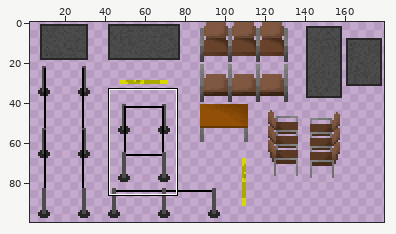
Two versions of one sprite sheet, ProyectosSDL/HolaSDL/levels/TileSheet-Pasillos.png. Above: a wide view before the commit, with the close-up outlined.
Close-up. First the earlier version:
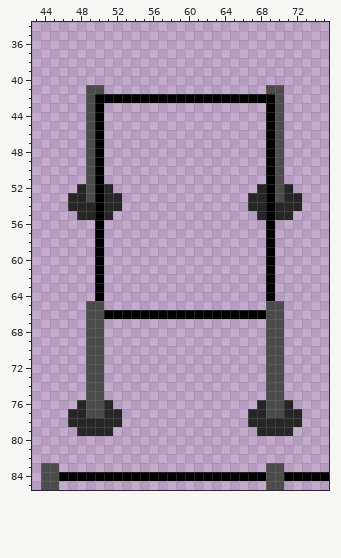
The file is 180x100 pixels. Pixels under 10% opacity are left out. Colours within 5 levels of each other are drawn and written as one. Shown: x 43..75, y 34..85. The wide view leaves out empty margins.
After the commit:
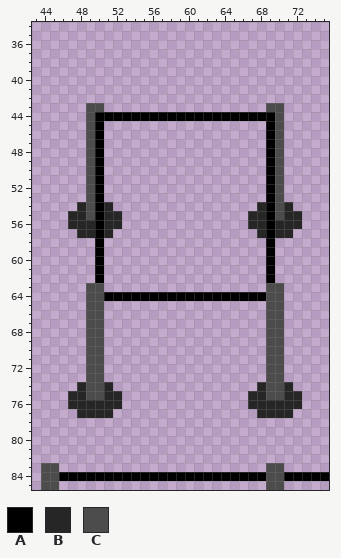
Palette (. is transparent): A #000000  B #262626  C #4c4c4c
The exact change:
@@ x 43..75 @@
 40 .................................
-41 ......CC..................CC.....
-42 ......CAAAAAAAAAAAAAAAAAAAAC.....
-43 ......CA..................AC.....
-44 ......CA..................AC.....
+41 .................................
+42 .................................
+43 ......CC..................CC.....
+44 ......CAAAAAAAAAAAAAAAAAAAAC.....
 45 ......CA..................AC.....
@@ x 43..75 @@
 51 ......CA..................AC.....
-52 .....BCAB................BACB....
-53 ....BBCABB..............BBACBB...
-54 ....BBBABB..............BBABBB...
-55 .....BBAB................BABB....
-56 .......A..................A......
-57 .......A..................A......
+52 ......CA..................AC.....
+53 ......CA..................AC.....
+54 .....BCAB................BACB....
+55 ....BBCABB..............BBACBB...
+56 ....BBBABB..............BBABBB...
+57 .....BBAB................BABB....
 58 .......A..................A......
@@ x 43..75 @@
 62 .......A..................A......
-63 .......A..................A......
-64 .......A..................A......
+63 ......CC..................CC.....
+64 ......CCAAAAAAAAAAAAAAAAAACC.....
 65 ......CC..................CC.....
-66 ......CCAAAAAAAAAAAAAAAAAACC.....
+66 ......CC..................CC.....
 67 ......CC..................CC.....
@@ x 43..75 @@
 73 ......CC..................CC.....
-74 ......CC..................CC.....
-75 ......CC..................CC.....
-76 .....BCCB................BCCB....
-77 ....BBCCBB..............BBCCBB...
-78 ....BBBBBB..............BBBBBB...
-79 .....BBBB................BBBB....
+74 .....BCCB................BCCB....
+75 ....BBCCBB..............BBCCBB...
+76 ....BBBBBB..............BBBBBB...
+77 .....BBBB................BBBB....
+78 .................................
+79 .................................
 80 .................................
